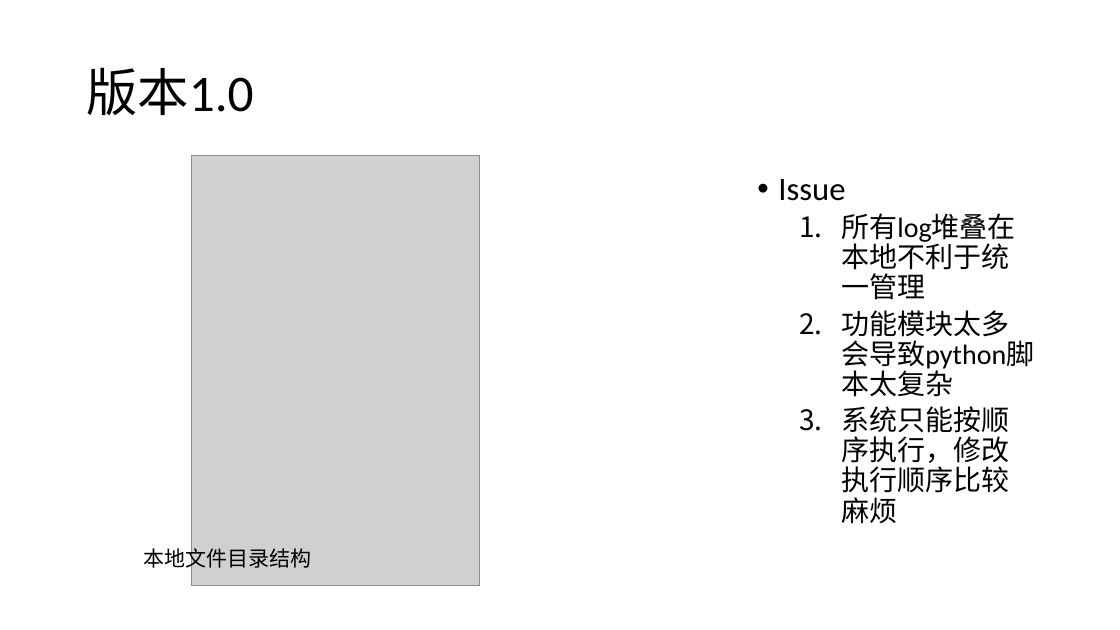
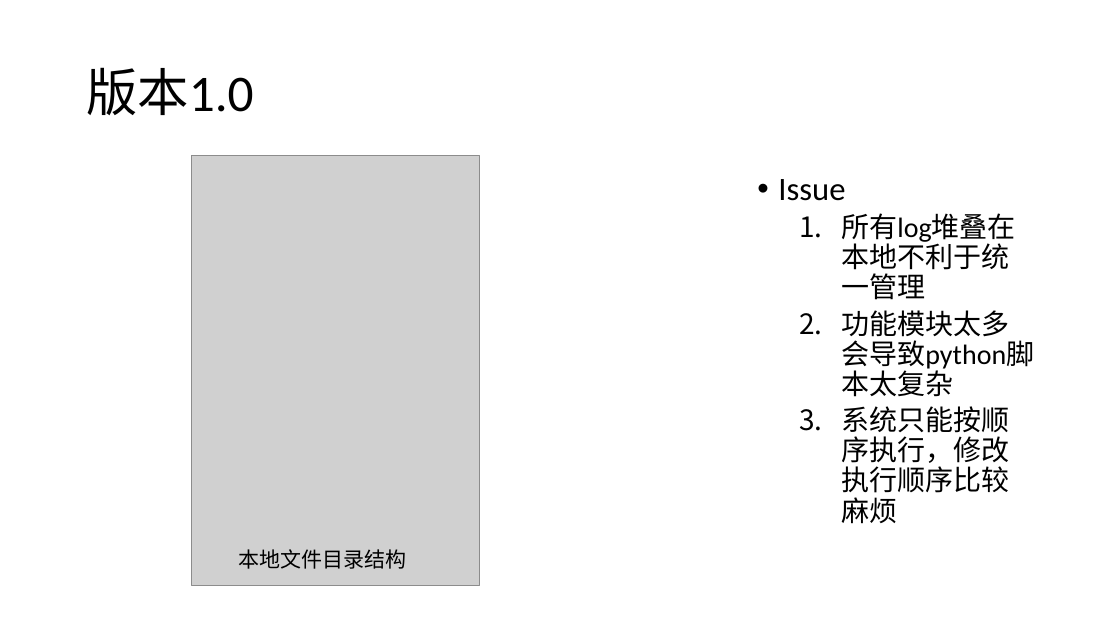
Before and after one commit to whitebkues1/ppt, a slide deck: slide 14 of xianzheng.pptx. Drawn at 1120x630 pixels with LibreOffice and Linux fonts; fonts in the diff are those of the drawing; grey boxes stand for pictures. Boxes give left, top, right and bottom in pixels: in the first picture for what was removed or moved away, otherwise in the second. Text is boxed around its words. In the diff, an @@ line names an element or a change of style, - is before the commit and + after.

```diff
--- a/xianzheng.pptx
+++ b/xianzheng.pptx
@@ text "本地文件目录结构" rewrapped from (144,546,312,572) to (238,549,406,569) @@
```
Also in this commit, not shown: 10 other slides changed, 5 other files.
